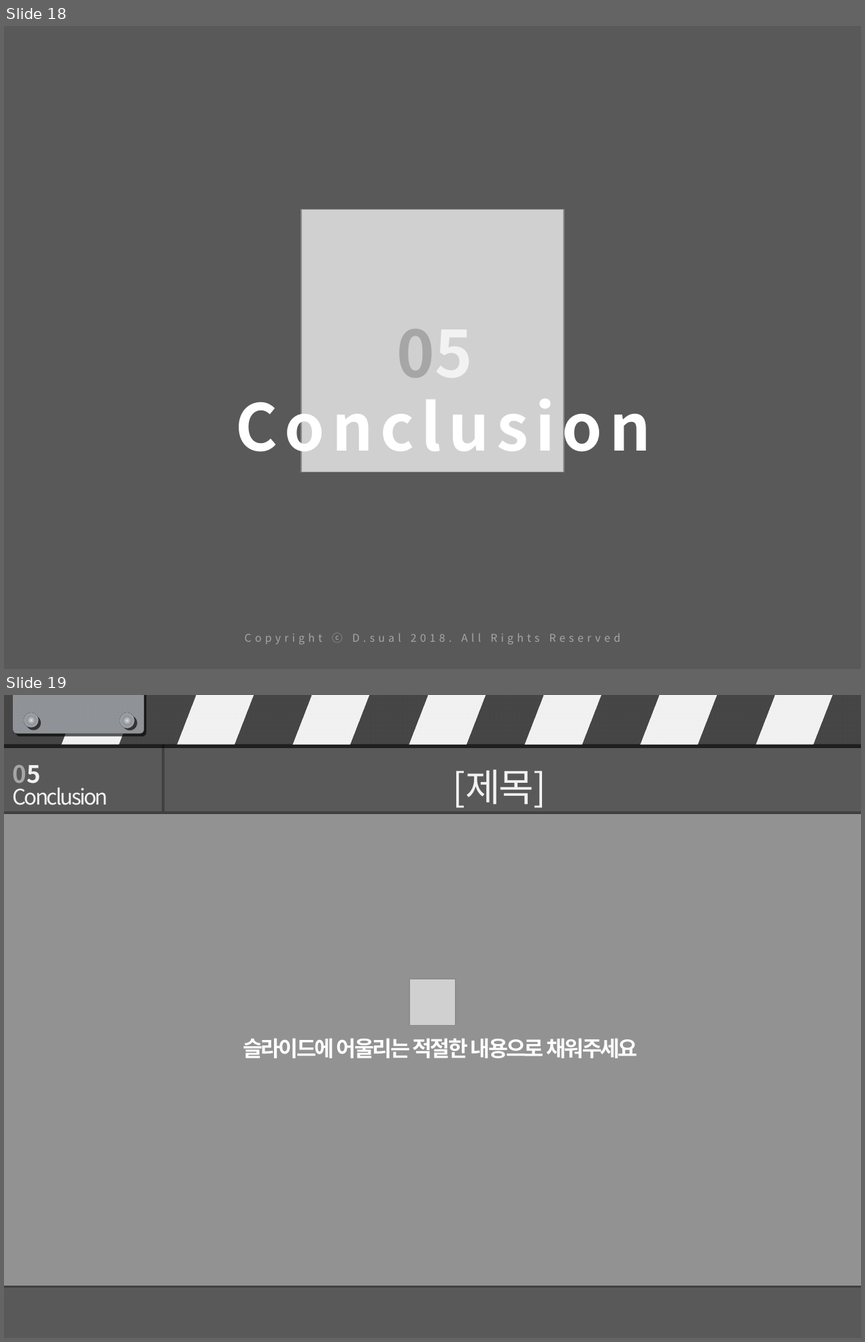
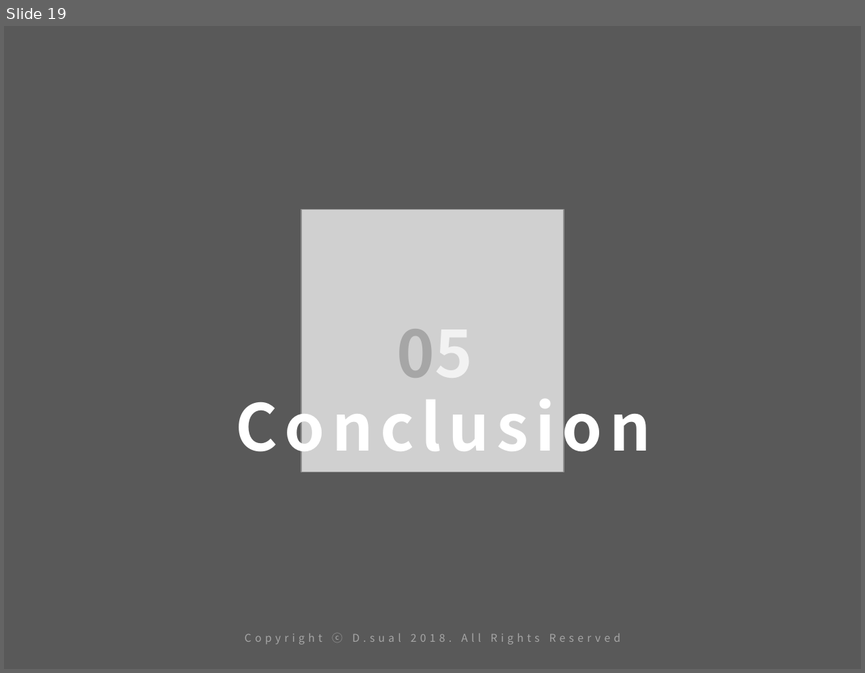
Before and after one commit to asmath472/21SRproject, a slide deck: R final presentation.pptx. Shown one above the other, each under a label of ours: slides 18 and 19 before the commit, slide 19 after it. The pictures are 865x1342 and 865x673 pixels, drawn with LibreOffice and Linux fonts; fonts in the diff are those of the drawing; grey boxes stand for pictures. Boxes give left, top, right and bottom in pixels: in the first picture for what was removed or moved away, otherwise in the second. Text is boxed around its words. In the diff, an @@ line names an element or a change of style, - is before the commit and + after.

```diff
--- a/R final presentation.pptx
+++ b/R final presentation.pptx
@@ slide 19 removed at [4,695,861,1338], background #595959 @@
@@ rectangle removed at [4,695,861,745] @@
@@ rounded rectangle removed at [14,695,143,734] @@
@@ ellipse removed at [24,713,38,728] @@
@@ parallelogram removed at [61,695,143,745] @@
@@ ellipse removed at [120,713,135,728] @@
@@ parallelogram removed at [177,695,258,745] @@
@@ parallelogram removed at [293,695,374,745] @@
@@ parallelogram removed at [409,695,490,745] @@
@@ parallelogram removed at [524,695,606,745] @@
@@ parallelogram removed at [640,695,721,745] @@
@@ parallelogram removed at [755,695,837,745] @@
@@ line removed from (163, 745) to (163, 813) @@
@@ text removed at [12,765,40,789] @@
-05
@@ text removed at [452,769,546,808] @@
-[제목]
@@ text removed at [12,783,108,805] @@
-Conclusion
@@ rounded rectangle removed at [4,813,861,1286] @@
@@ line removed from (4, 813) to (861, 813) @@
@@ picture removed at [409,979,456,1025] @@
@@ text removed at [243,1038,637,1058] @@
-슬라이드에 어울리는 적절한 내용으로 채워주세요
@@ line removed from (4, 1286) to (861, 1286) @@
@@ rectangle removed at [214,1294,673,1319] @@
@@ what was slide 18 is now slide 19 @@
```
Also in this commit, not shown: 3 slides added.
